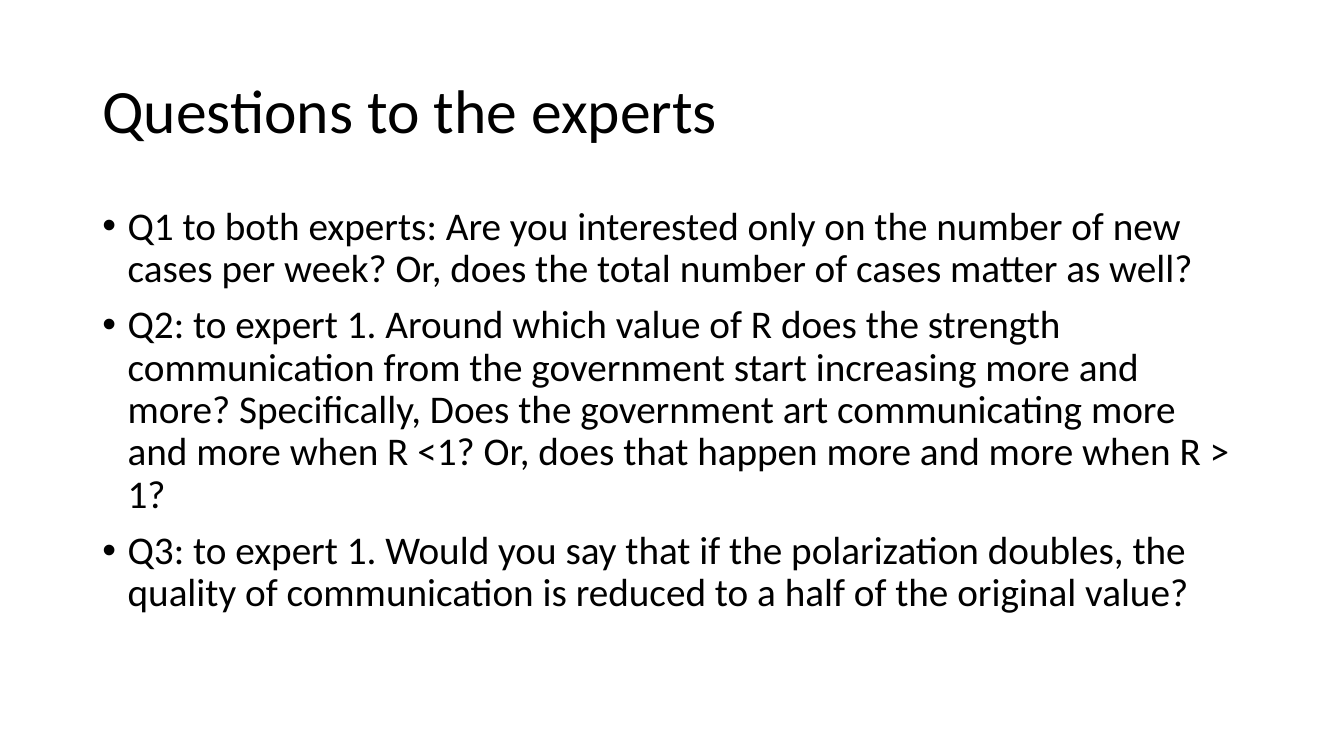
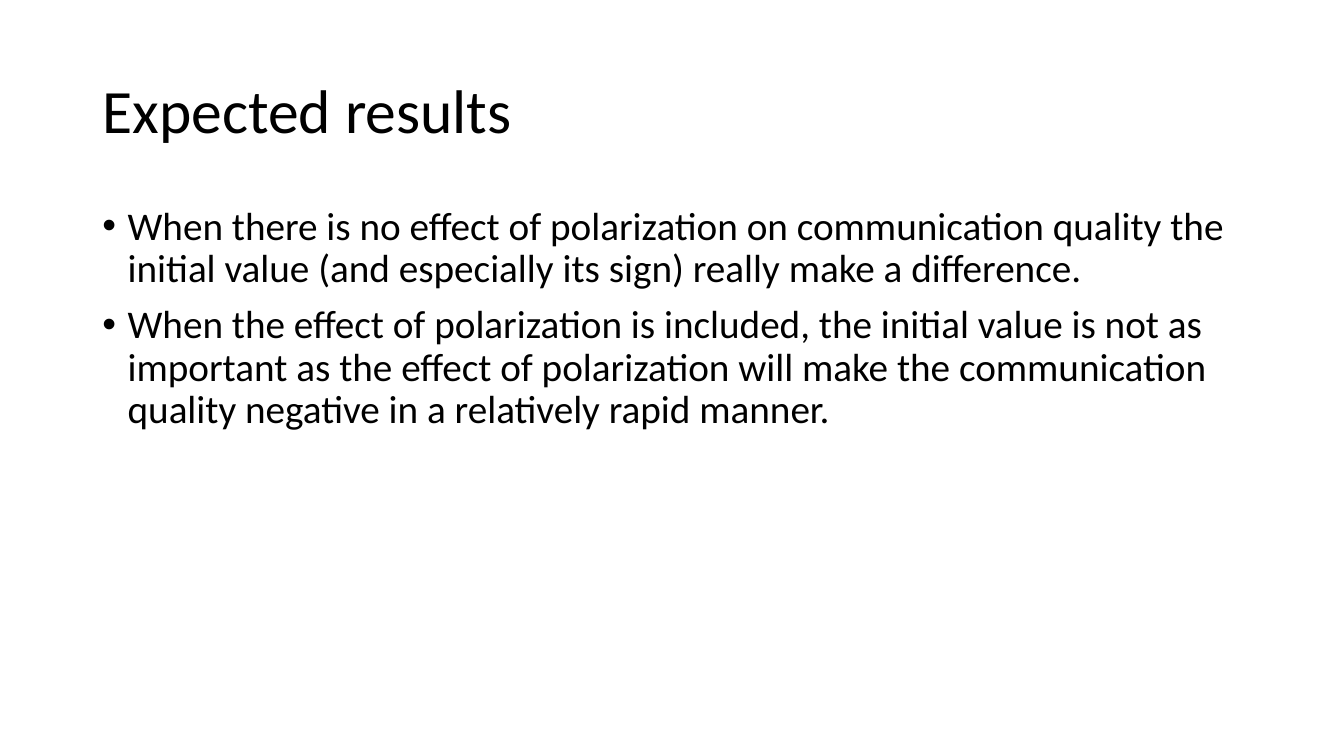
Before and after one commit to Nesp/sdm_exercise, a slide deck: slide 15 of presentation/presentation.pptx (slide 2 before the commit). Drawn at 1344x756 pixels with LibreOffice and Linux fonts; fonts in the diff are those of the drawing. Boxes give left, top, right and bottom in pixels: in the first picture for what was removed or moved away, otherwise in the second. Text is boxed around its words. In the diff, an @@ line names an element or a change of style, - is before the commit and + after.

```diff
--- a/presentation/presentation.pptx
+++ b/presentation/presentation.pptx
@@ title at (102,90,512,143): text changed @@
-Questions to the experts
+Expected results
@@ text at (128,212,1223,430): text changed @@
-• Q1 to both experts: Are you interested only on the number of new cases per week? Or, does the total number of cases matter as well?
-• Q2: to expert 1. Around which value of R does the strength communication from the government start increasing more and more? Specifically, Does the government art communicating more and more when R <1? Or, does that happen more and more when R > 1?
-• Q3: to expert 1. Would you say that if the polarization doubles, the quality of communication is reduced to a half of the original value?
+• When there is no effect of polarization on communication quality the initial value (and especially its sign) really make a difference.
+• When the effect of polarization is included, the initial value is not as important as the effect of polarization will make the communication quality negative in a relatively rapid manner.
```
Also in this commit, not shown: 9 other slides changed, 4 slides added, 3 slides removed.
